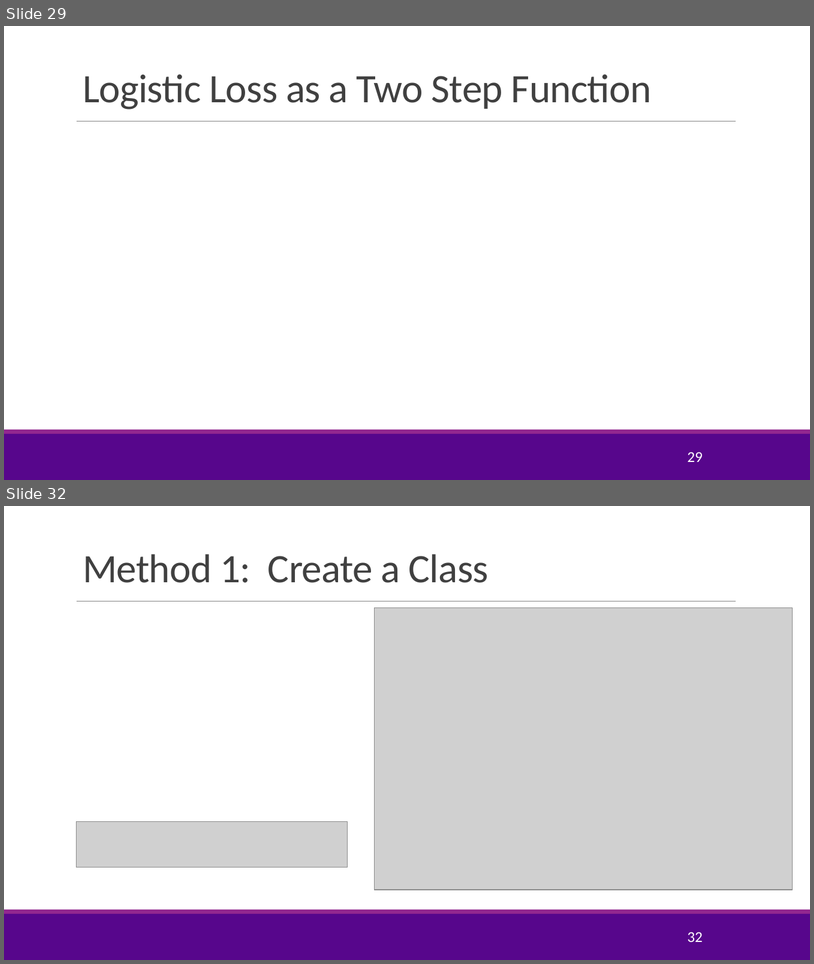
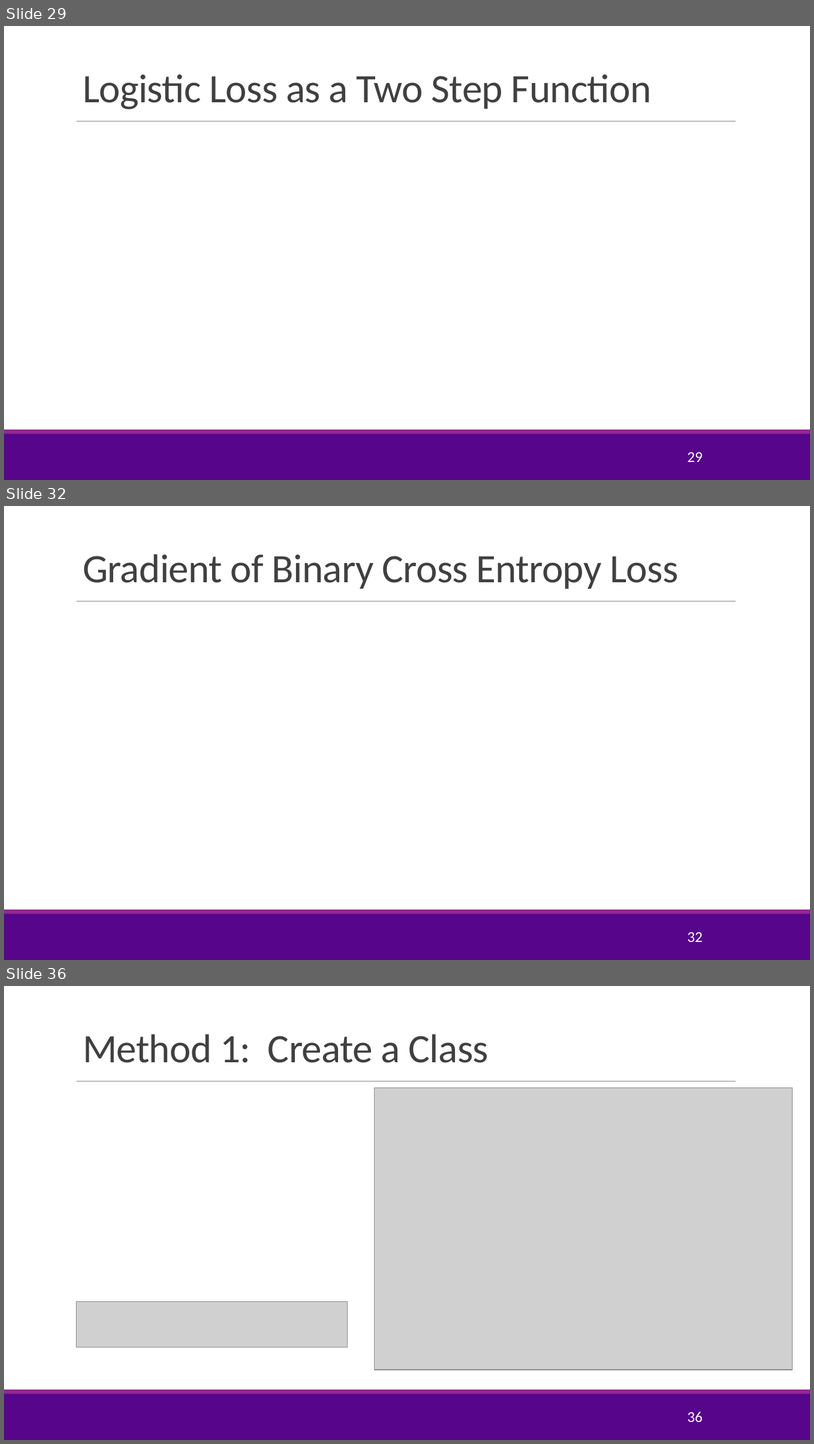
Before and after one commit to joshzzl/introml, a slide deck: lectures/Lect07_Optim.pptx. Shown one above the other, each under a label of ours: slides 29 and 32 before the commit, slides 29, 32 and 36 after it; the slides between them are not shown. The pictures are 814x964 and 814x1444 pixels, drawn with LibreOffice and Linux fonts; fonts in the diff are those of the drawing; grey boxes stand for pictures; background and template pictures are left out. Boxes give left, top, right and bottom in pixels: in the first picture for what was removed or moved away, otherwise in the second. Text is boxed around its words. In the diff, an @@ line names an element or a change of style, - is before the commit and + after.

```diff
--- a/lectures/Lect07_Optim.pptx
+++ b/lectures/Lect07_Optim.pptx
@@ slide 32 added at [4, 506, 810, 960], background #FFFFFF; not listed: 3 template elements that a slide beside it also shows @@
@@ title added at [83, 554, 678, 589], 48 pt, text #404040 @@
+Gradient of Binary Cross Entropy Loss
@@ page number added at [687, 931, 703, 942], 18 pt, text #FFFFFF @@
+32
@@ what was slide 32 is now slide 36 @@
@@ page number at [687, 1411, 703, 1422]: text changed @@
-32
+36
```
Also in this commit, not shown: 6 slides changed, 4 other slides added, 1 slide removed, 8 other files.
